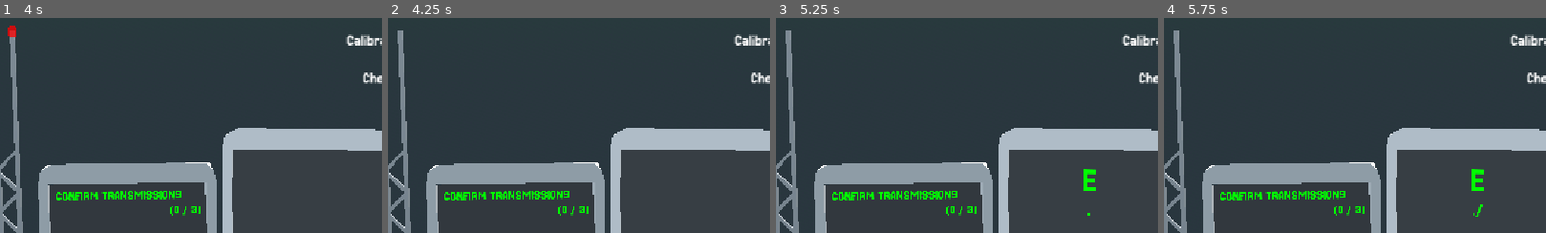
Above: before the commit, frames 1-4 (left to right).
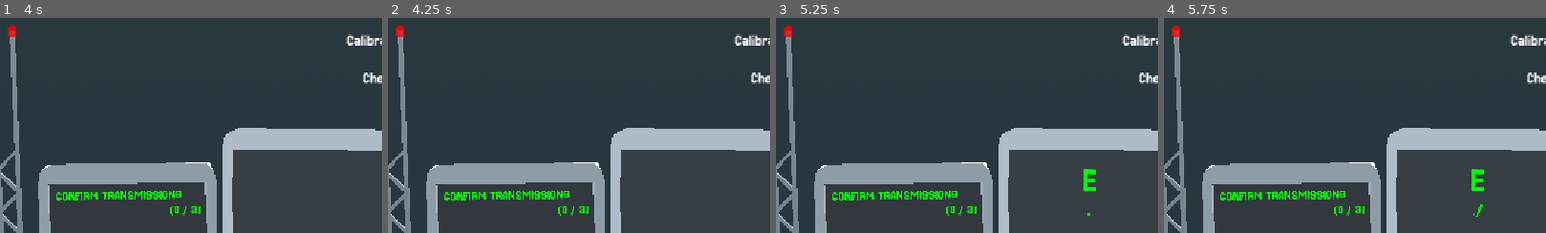
Above: after the commit, the same moments.

Repository: LucasFASouza/loophole
Game: Godot game, scene res://core/main_menu.tscn
Two runs of this game, one before a commit and one after it. Both use one fixed random seed, a clock stepped at 60 frames per second and the inputs below.
Inputs (mouse positions are % of the whole screen's width and height, from its top left):
- Up to frame 1 (4 s): click "START" at 0.5 s; click "START" at 1.25 s; click "PAUSE" at 2 s; click "BACK" at 2.75 s; tap Enter (morse_confirm) at 3.5, 3.6 s; move the mouse to (72, 45) at 3.52 s; click (72, 45) at 3.67 s
- Up to frame 2 (4.25 s): no input
- Up to frame 3 (5.25 s): move the mouse to (30, 55) at 4.27 s; tap Backspace (morse_delete) at 4.35 s; click (30, 55) at 4.42 s; move the mouse to (60, 28) at 5.02 s; tap Space (morse_input) at 5.1 s; click (60, 28) at 5.17 s
- Up to frame 4 (5.75 s): no input
The pictures show only the part of the screen within x 20-70%, y 6-56%; the shares and areas given below are measured in that part.

Frame 1 is identical in both runs. In frame 2, 0.1% of the frame differs, in the area x 2-5%, y 3-9%; in frame 3, 0.1%; in frame 4, 0.1%.

Commit message:
only the boops

Diff:
--- a/desk_itens/morse_antenna.gd
+++ b/desk_itens/morse_antenna.gd
@@ -15,7 +15,9 @@
 
 var cycle_counter: int
 
-var wave_fn = []
+var sound_wave_fn = []
+var light_wave_fn = []
+
 
 func _ready():
 	antena_light.visible = false
@@ -27,7 +29,8 @@
 func stop_encoding() -> void:
 	message = ""
 	cycle_counter = 0
-	wave_fn = []
+	sound_wave_fn = []
+	light_wave_fn = []
 	antena_light.visible = false
 	dash_sfx.stop()
 	dot_sfx.stop()
@@ -39,43 +42,41 @@
 
 	var morse_message = MorseTranslator.ascii_to_morse(message)
 
-	const char_lengths = {
+	const char_sound_lengths = {
 		'.': [1],
 		'-': [2, 0, 0],
 		'/': [0, 0, 0]
 	}
 
+	const char_light_lengths = {
+		'.': [1],
+		'-': [2, 2, 2],
+		'/': [0, 0, 0]
+	}
+
 	for ch in morse_message:
-		wave_fn.append_array(char_lengths[ch])
-		wave_fn.append(0)
+		sound_wave_fn.append_array(char_sound_lengths[ch])
+		light_wave_fn.append_array(char_light_lengths[ch])
 
-	wave_fn.append_array([0, 0, 0, 0, 0, 0, 0, 0, 0, 0, 0, 0, 0, 0])
+		sound_wave_fn.append(0)
+		light_wave_fn.append(0)
+
+
+	sound_wave_fn.append_array([0, 0, 0, 0, 0, 0, 0, 0, 0, 0, 0, 0, 0, 0])
+	light_wave_fn.append_array([0, 0, 0, 0, 0, 0, 0, 0, 0, 0, 0, 0, 0, 0])
 
 	clk.start()
 
 
 func _on_clock_timeout() -> void:
-	var wave_on = wave_fn[cycle_counter]
-	antena_light.visible = wave_on
+	var sound_wave_on = sound_wave_fn[cycle_counter]
+	antena_light.visible = light_wave_fn[cycle_counter]
 
-
-	if wave_on == 1:
+	if sound_wave_on == 1:
 		dot_sfx.play()
-	if wave_on == 2 and not dash_sfx.playing:
+	if sound_wave_on == 2 and not dash_sfx.playing:
 		dash_sfx.play()
 
 	cycle_counter += 1
-	if cycle_counter == wave_fn.size() - 1:
+	if cycle_counter == sound_wave_fn.size() - 1:
 		cycle_counter = 0
-
-
-func _on_wait_timer_timeout() -> void:
-	var morse_message = MorseTranslator.ascii_to_morse(message)
-	print(message)
-	print(morse_message)
-
-	const char_lengths = {
-		'.': [1],
-		'-': [2, 0, 0],
-		'/': [0, 0, 0]
-	}
